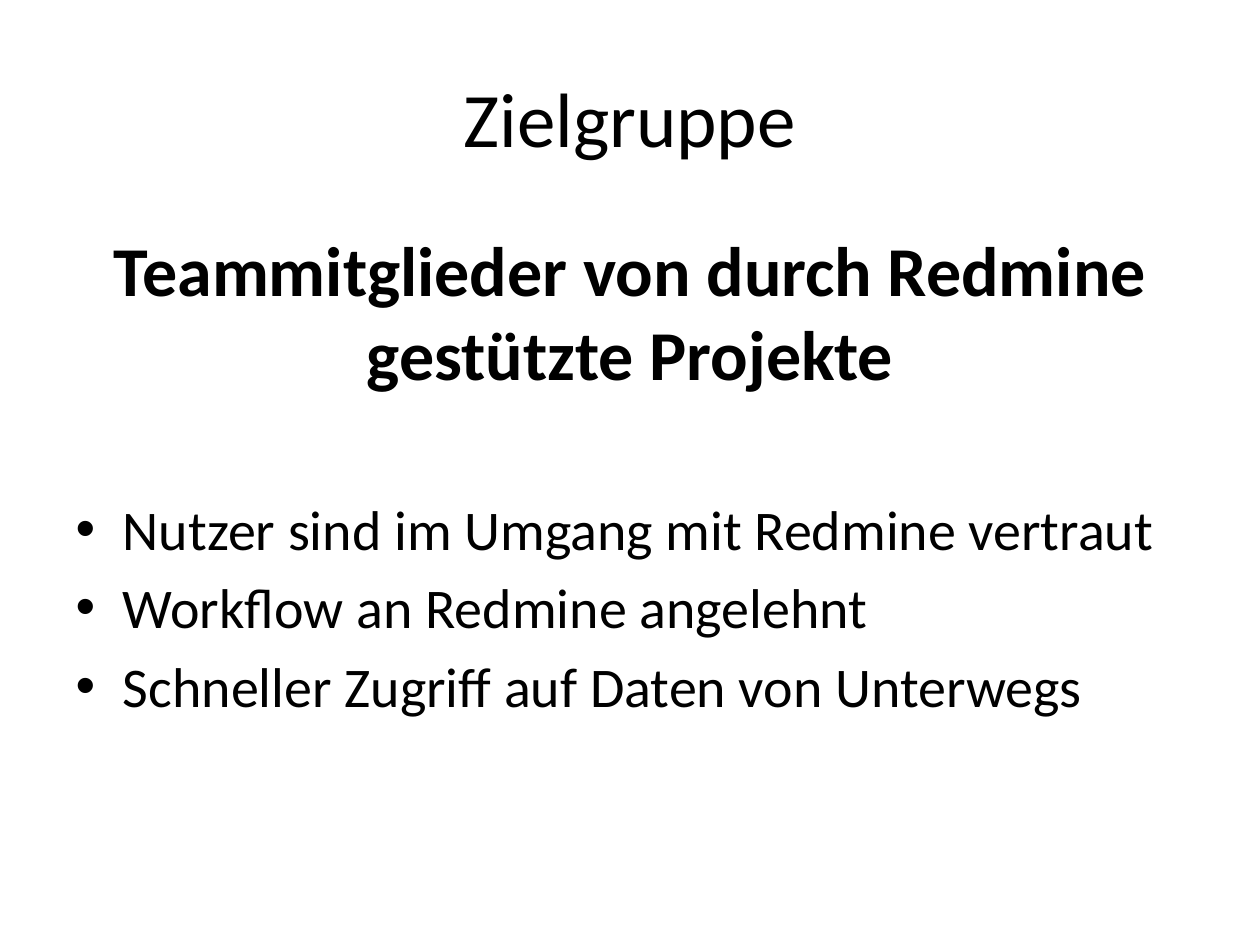
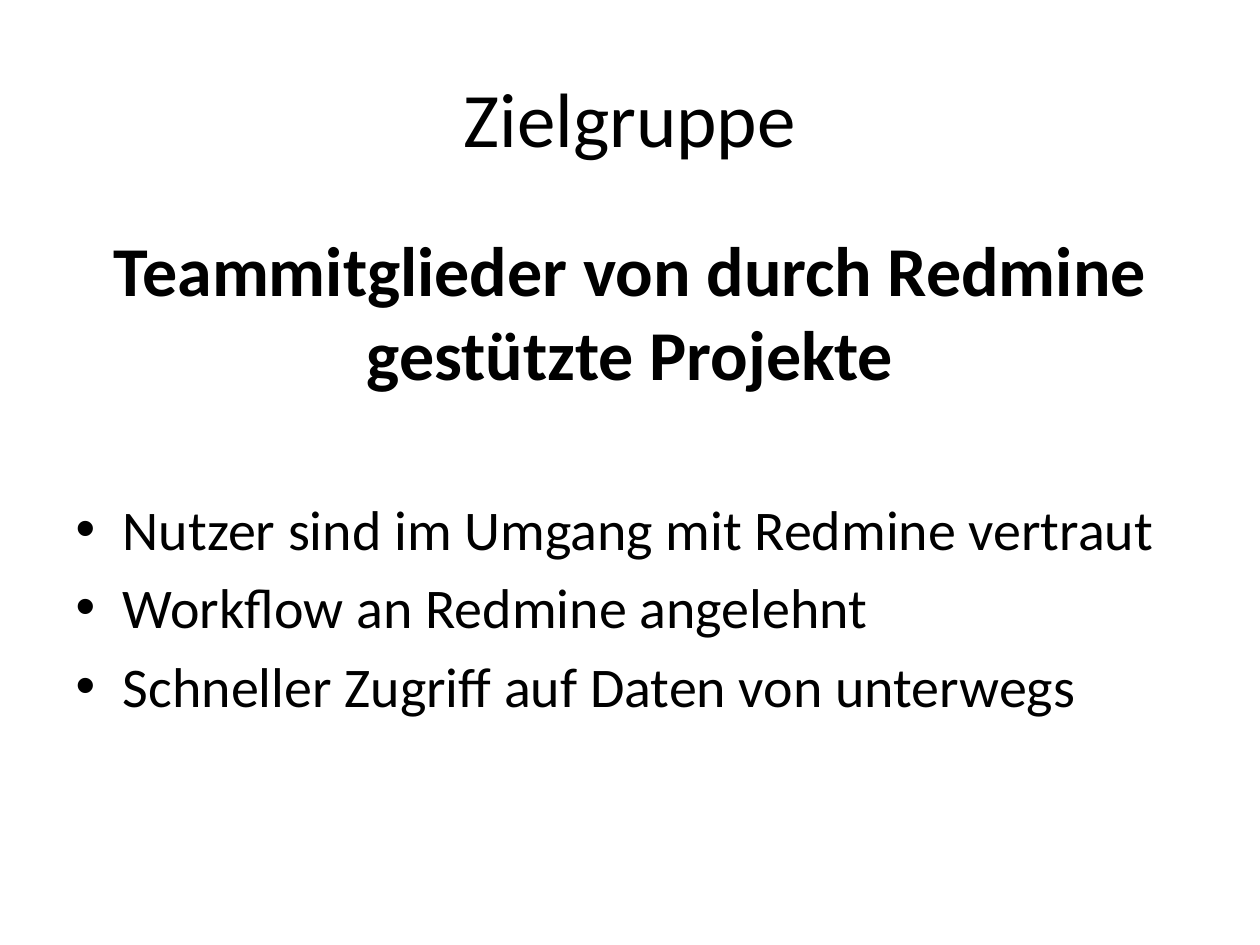
Before and after one commit to sebastianlay/redmine-mobile, a slide deck: slide 2 of presentation/RedmineMobile_Kriterien.pptx. Drawn at 1260x945 pixels with LibreOffice and Linux fonts; fonts in the diff are those of the drawing. Boxes give left, top, right and bottom in pixels: in the first picture for what was removed or moved away, otherwise in the second. Text is boxed around its words. In the diff, an @@ line names an element or a change of style, - is before the commit and + after.

```diff
--- a/presentation/RedmineMobile_Kriterien.pptx
+++ b/presentation/RedmineMobile_Kriterien.pptx
@@ text at (123,668,1075,717): text changed @@
-• Schneller Zugriff auf Daten von Unterwegs
+• Schneller Zugriff auf Daten von unterwegs
```
Also in this commit, not shown: 4 other slides changed.
